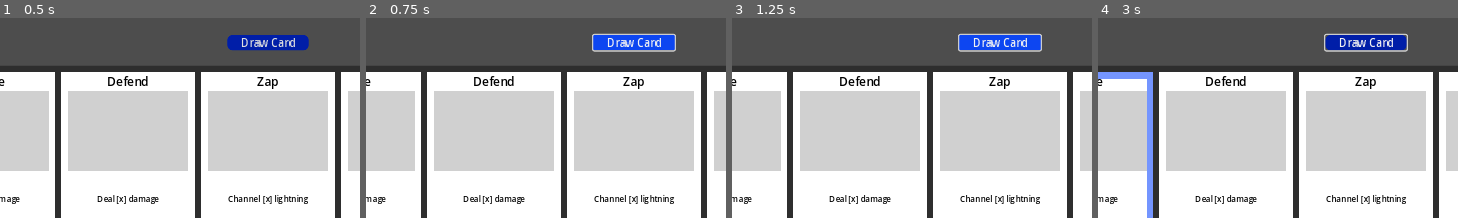
Above: before the commit, frames 1-4 (left to right).
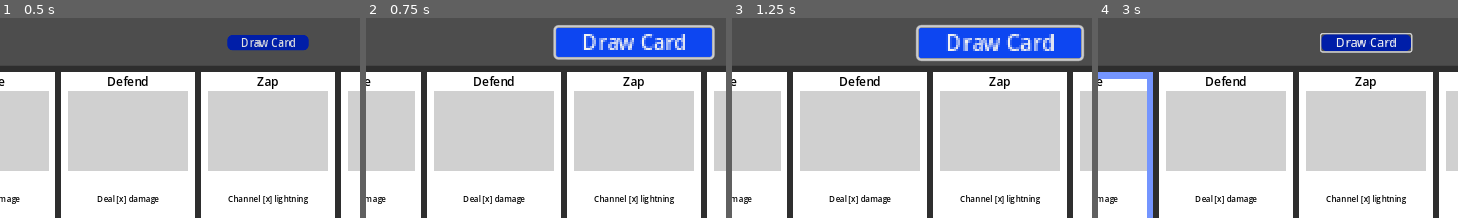
Above: after the commit, the same moments.

Repository: omidahourai/slay-the-spire-clone
Game: Godot game, scene res://main.tscn
Two runs of this game, one before a commit and one after it. Both use one fixed random seed, a clock stepped at 60 frames per second and the inputs below.
Inputs (mouse positions are % of the whole screen's width and height, from its top left):
- Up to frame 1 (0.5 s): no input
- Up to frame 2 (0.75 s): click "Draw Card" at 0.5 s
- Up to frame 3 (1.25 s): no input
- Up to frame 4 (3 s): click "Draw Card" at 1.25 s; click "Draw Card" at 2 s; tap Enter at 2.75 s; move the mouse to (11, 34) at 2.77 s; press the mouse at (11, 34) at 2.78 s
The pictures show only the part of the screen within x 13-63%, y 0-50%; the shares and areas given below are measured in that part.

Frame 1 is identical in both runs. In frame 2, 7.1% of the frame differs, in the area x 51-97%, y 3-21%; in frame 3, 7.6%, in the area x 51-98%, y 3-22%; in frame 4, 1.2%.

Commit message:
animation component

Diff:
--- a/DrawCardButton.gd
+++ /dev/null
@@ -1,16 +0,0 @@
-class_name DrawCardButton extends Button
-
-var is_enabled := false
-
-# Called when the node enters the scene tree for the first time.
-func _ready():
-	print('btn ready')
-	#pass # Replace with function body.
-
-
-# Called every frame. 'delta' is the elapsed time since the previous frame.
-func _process(delta):
-	if is_enabled:
-		print('button enabled')
-	else:
-		print('button disabled')
--- a/components/btn_card_draw/btn_card_draw.gd
+++ b/components/btn_card_draw/btn_card_draw.gd
@@ -1,4 +1,4 @@
-extends Button
+class_name BtnCardDraw extends Node
 
 var scene: Node
 
--- a/components/card/card.gd
+++ b/components/card/card.gd
@@ -2,12 +2,10 @@
 
 var is_selected: bool
 
-# Called when the node enters the scene tree for the first time.
 func _ready():
 	SignalBus.card_deselect.connect(_on_card_deselect)
 	$Highlight.visible = false
 	is_selected = false
-	pass # Replace with function body.
 
 func _show(params = {}):
 	var data = params.data
@@ -33,4 +31,3 @@
 func _on_input_event(viewport, event, shape_idx):
 	if event is InputEventMouseButton and Input.is_action_pressed("click"):
 		select(!is_selected)
-	pass # Replace with function body.
--- a/components/card_drawer/card_drawer.gd
+++ b/components/card_drawer/card_drawer.gd
@@ -9,3 +9,5 @@
 # Called every frame. 'delta' is the elapsed time since the previous frame.
 func _process(delta):
 	pass
+
+func
--- a/components/card_drawer/card_drawer.tscn
+++ b/components/card_drawer/card_drawer.tscn
@@ -1,8 +1,19 @@
 [gd_scene format=3 uid="uid://uo8jlokflwhu"]
 
-[node name="CardDrawer" type="Node2D"]
+[node name="CardDrawer" type="Control"]
+layout_mode = 3
+anchors_preset = 7
+anchor_left = 0.5
+anchor_top = 1.0
+anchor_right = 0.5
+anchor_bottom = 1.0
+grow_horizontal = 2
+grow_vertical = 0
+size_flags_horizontal = 0
+size_flags_vertical = 8
 
 [node name="Background" type="Panel" parent="."]
+layout_mode = 1
 anchors_preset = 7
 anchor_left = 0.5
 anchor_top = 1.0
--- a/main.tscn
+++ b/main.tscn
@@ -1,8 +1,9 @@
-[gd_scene load_steps=6 format=3 uid="uid://1brk6u464hvo"]
+[gd_scene load_steps=7 format=3 uid="uid://1brk6u464hvo"]
 
 [ext_resource type="Script" path="res://main.gd" id="1_l1vsc"]
 [ext_resource type="PackedScene" uid="uid://uo8jlokflwhu" path="res://components/card_drawer/card_drawer.tscn" id="2_m4vju"]
 [ext_resource type="Script" path="res://components/btn_card_draw/btn_card_draw.gd" id="2_y2bta"]
+[ext_resource type="Script" path="res://scripts/AnimationComponent.gd" id="4_h6ma0"]
 
 [sub_resource type="StyleBoxFlat" id="StyleBoxFlat_oyc7l"]
 bg_color = Color(0.0526311, 0.273507, 0.943212, 1)
@@ -30,6 +31,10 @@
 text = "Draw Card"
 script = ExtResource("2_y2bta")
 
+[node name="AnimationComponent" type="Node" parent="BtnCardDraw"]
+script = ExtResource("4_h6ma0")
+hover_scale = Vector2(2, 2)
+
 [node name="HBoxContainer" type="HBoxContainer" parent="."]
 anchors_preset = 7
 anchor_left = 0.5
@@ -38,12 +43,19 @@
 anchor_bottom = 1.0
 grow_horizontal = 2
 grow_vertical = 0
-size_flags_horizontal = 0
+size_flags_horizontal = 4
+size_flags_vertical = 8
 mouse_filter = 0
 alignment = 1
 
 [node name="CardDrawer" parent="HBoxContainer" instance=ExtResource("2_m4vju")]
 unique_name_in_owner = true
+layout_mode = 2
+mouse_filter = 2
 metadata/_edit_group_ = true
 
+[node name="AnimationComponent" type="Node" parent="HBoxContainer/CardDrawer"]
+script = ExtResource("4_h6ma0")
+hover_scale = Vector2(2, 2)
+
 [connection signal="pressed" from="BtnCardDraw" to="BtnCardDraw" method="_on_pressed"]
--- /dev/null
+++ b/scripts/AnimationComponent.gd
@@ -0,0 +1,42 @@
+class_name AnimationComponent extends Node
+
+@export var from_center: bool = true
+@export var hover_scale: Vector2 = Vector2(1,1)
+@export var hover_alpha: float = 0.5
+@export var time: float = 0.5
+@export var transition_type: Tween.TransitionType = Tween.TransitionType.TRANS_QUART
+@export var transition_ease: Tween.EaseType = Tween.EaseType.EASE_OUT
+
+var target: Control
+var default_alpha: float
+var default_scale: Vector2
+
+func _ready() -> void:
+	target = get_parent()
+	connect_signals()
+	call_deferred("setup") #defer setup call
+
+func connect_signals() -> void:
+	target.mouse_entered.connect(_on_hover)
+	target.mouse_exited.connect(_off_hover)
+
+func setup() -> void:
+	if from_center:
+		target.pivot_offset = target.size * 0.5
+	default_scale = target.scale
+	default_alpha = target.self_modulate.a
+
+func _on_hover() -> void:
+	print('on hover...')
+	add_tween("scale", hover_scale, time)
+	print(target.self_modulate.a, ' ... ',hover_alpha)
+	#add_tween("self_modulate", {a = hover_alpha}, time)
+
+func _off_hover() -> void:
+	print('off hover...')
+	add_tween("scale", default_scale, time)
+	#add_tween("self_modulate.a", default_alpha, time)
+
+func add_tween(property: String, value, seconds: float) -> void:
+	var tween = get_tree().create_tween()
+	tween.tween_property(target, property, value, seconds).set_trans(transition_type).set_ease(transition_ease)
